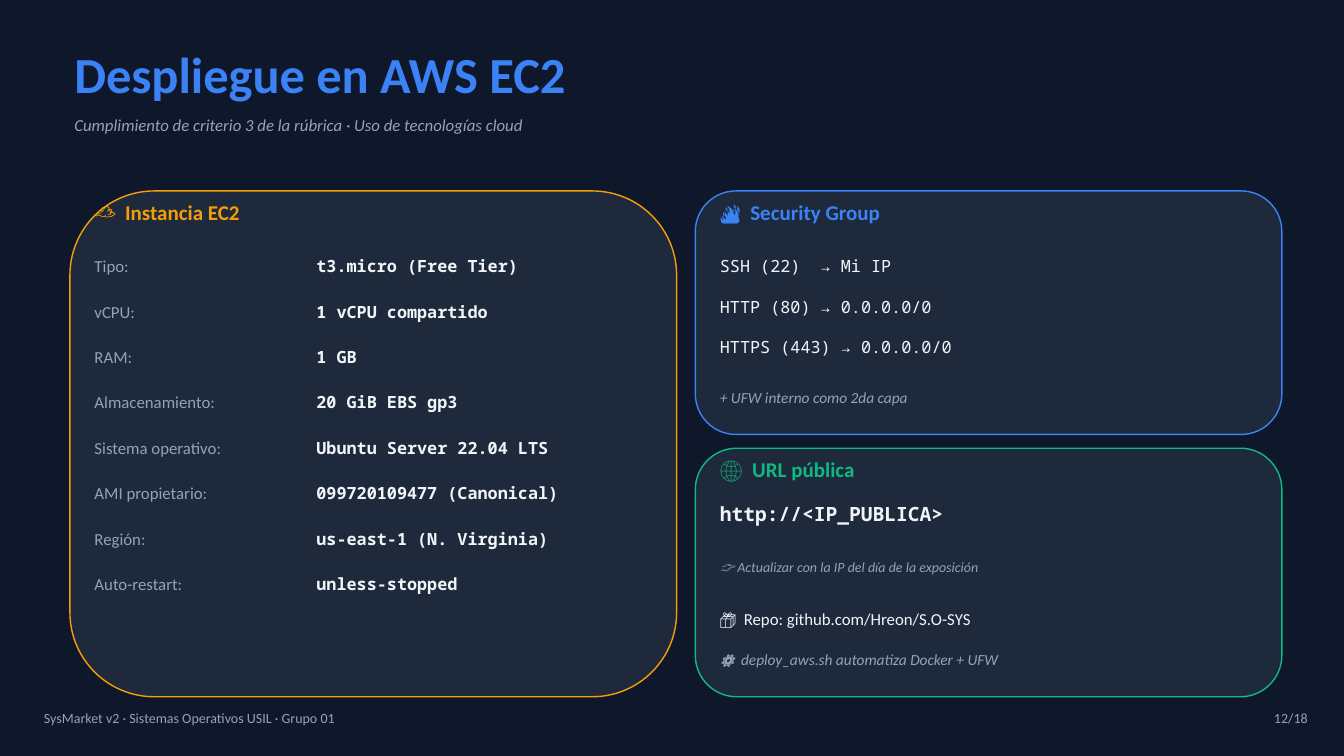
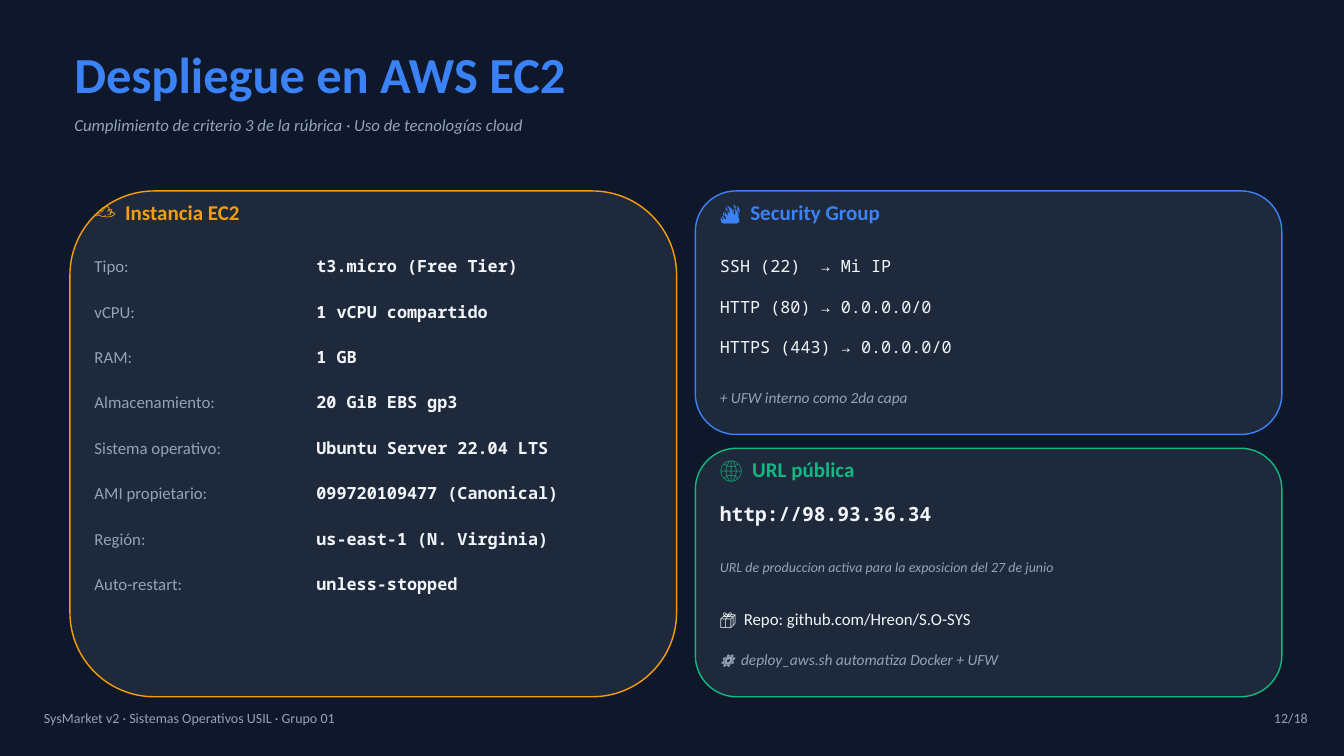
Before and after one commit to Hreon/S.O-SYS, a slide deck: slide 12 of docs/Presentacion_SysMarket_Final.pptx. Drawn at 1344x756 pixels with LibreOffice and Linux fonts; fonts in the diff are those of the drawing. Boxes give left, top, right and bottom in pixels: in the first picture for what was removed or moved away, otherwise in the second. Text is boxed around its words. In the diff, an @@ line names an element or a change of style, - is before the commit and + after.

Commit message:
docs: actualiza slide 12 con IP de produccion 98.93.36.34

```diff
--- a/docs/Presentacion_SysMarket_Final.pptx
+++ b/docs/Presentacion_SysMarket_Final.pptx
@@ text at [720,506,932,526]: text changed @@
-http://<IP_PUBLICA>
+http://98.93.36.34
@@ text at [720,562,1053,574]: text changed @@
-👉 Actualizar con la IP del día de la exposición
+URL de produccion activa para la exposicion del 27 de junio
```
